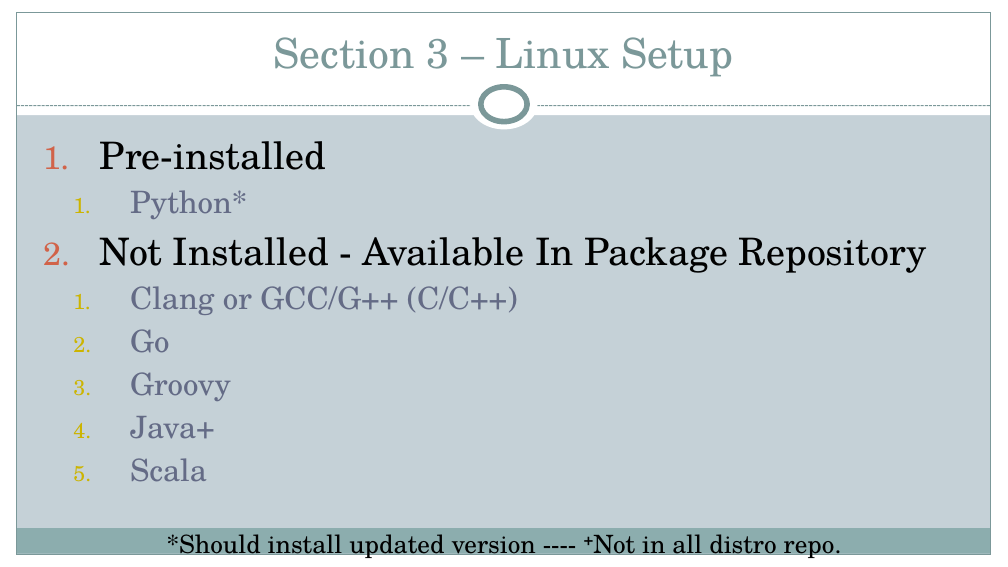
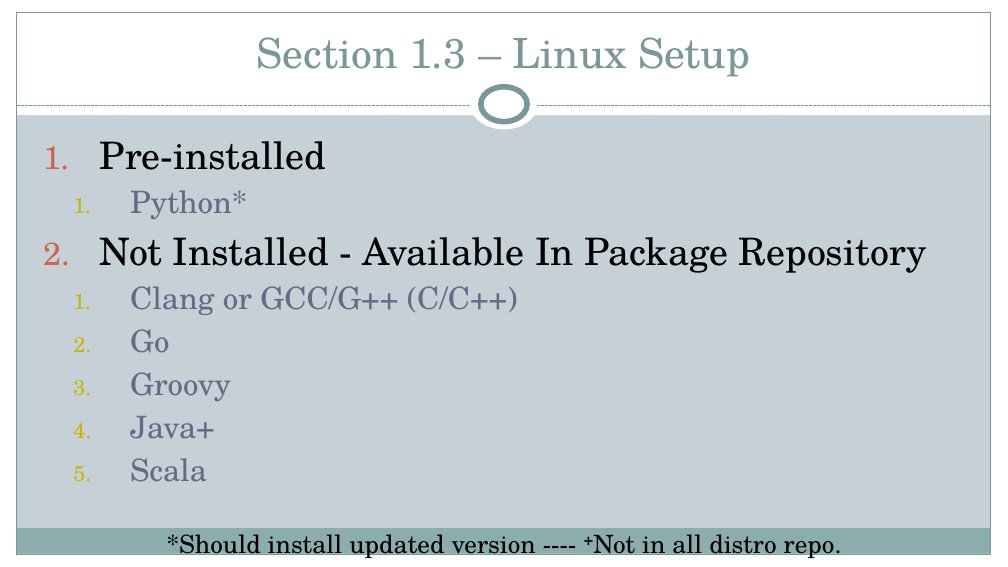
Before and after one commit to xiliax/programming-languages-compared, a slide deck: slide 9 of docs/programming-language-compared.pptx (slide 8 before the commit). Drawn at 1008x567 pixels with LibreOffice and Linux fonts; fonts in the diff are those of the drawing. Boxes give left, top, right and bottom in pixels: in the first picture for what was removed or moved away, otherwise in the second. Text is boxed around its words. In the diff, an @@ line names an element or a change of style, - is before the commit and + after.

```diff
--- a/docs/programming-language-compared.pptx
+++ b/docs/programming-language-compared.pptx
@@ title at box(257, 37, 750, 77): text changed @@
-Section 3 – Linux Setup
+Section 1.3 – Linux Setup
```
Also in this commit, not shown: 3 other slides changed, 4 slides added, 3 slides removed, 21 other files.
